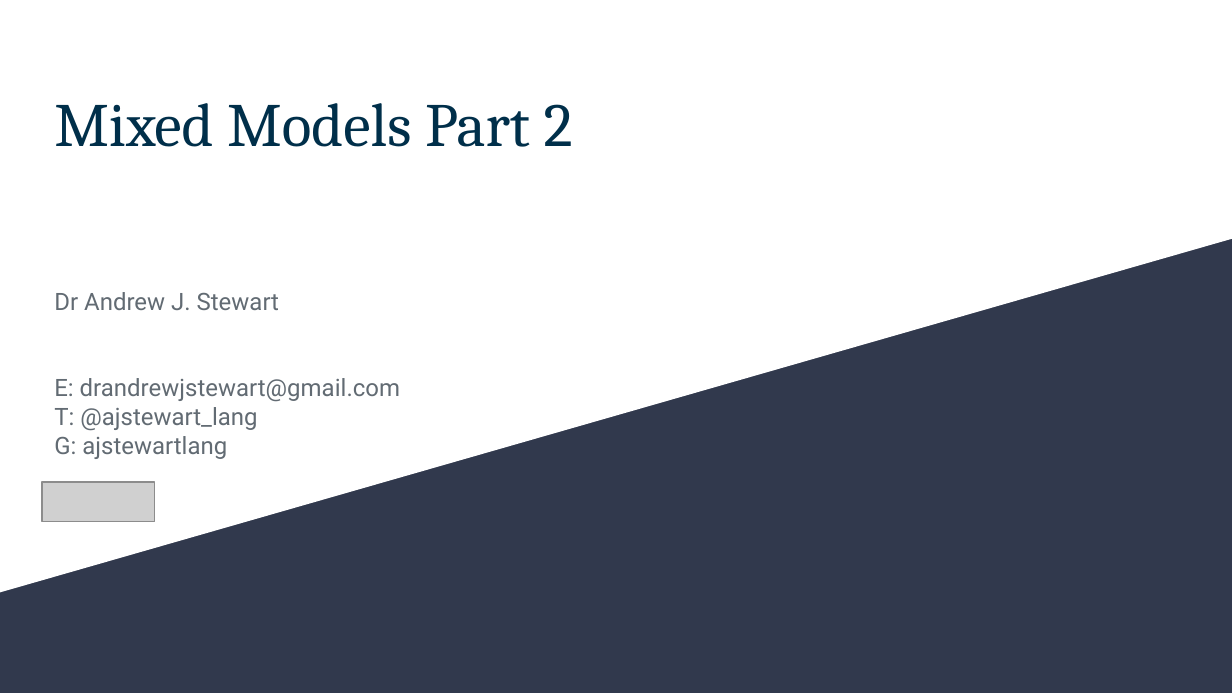
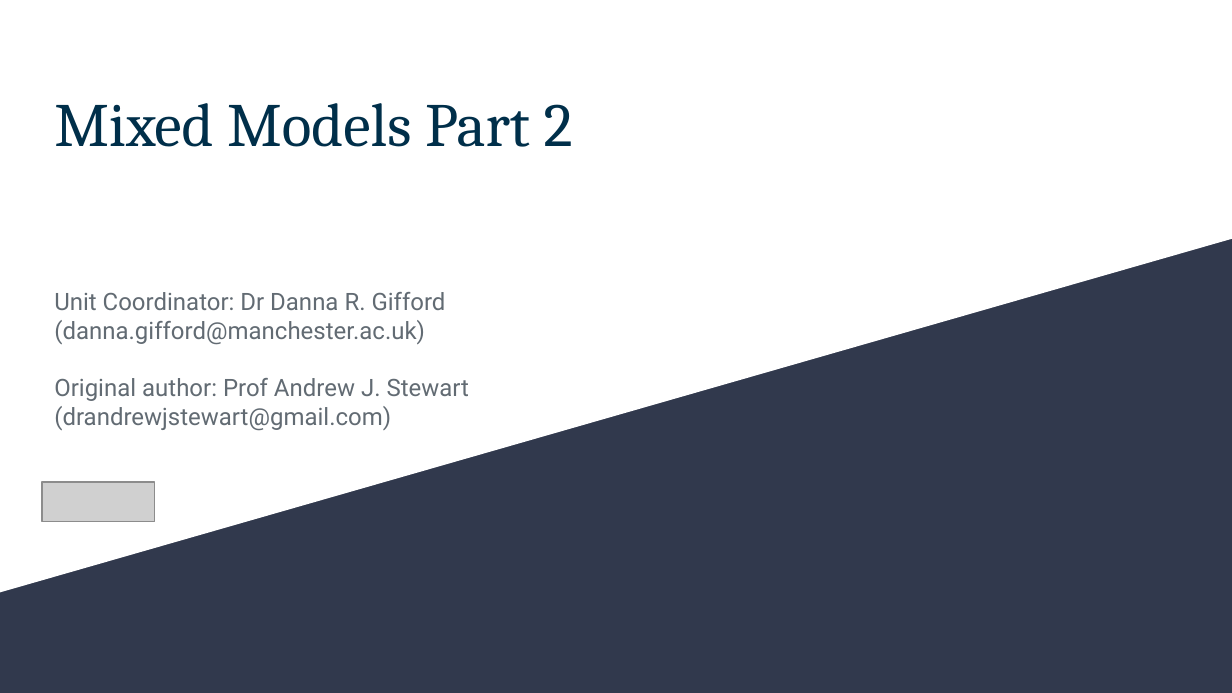
Before and after one commit to dannagifford/Wk5-16_mixed_models_pt2, a slide deck: slide 1 of slides/Mixed_Models_Part_2.odp. Drawn at 1232x693 pixels with LibreOffice and Linux fonts; fonts in the diff are those of the drawing; grey boxes stand for pictures. Boxes give left, top, right and bottom in pixels: in the first picture for what was removed or moved away, otherwise in the second. Text is boxed around its words. In the diff, an @@ line names an element or a change of style, - is before the commit and + after.

```diff
--- a/slides/Mixed_Models_Part_2.odp
+++ b/slides/Mixed_Models_Part_2.odp
@@ subtitle at (54,292,469,431): text changed @@
-Dr Andrew J. Stewart
-E: drandrewjstewart@gmail.com
-T: @ajstewart_lang
-G: ajstewartlang
+Unit Coordinator: Dr Danna R. Gifford (danna.gifford@manchester.ac.uk)
+Original author: Prof Andrew J. Stewart (drandrewjstewart@gmail.com)
```
Also in this commit, not shown: 2 other files.
